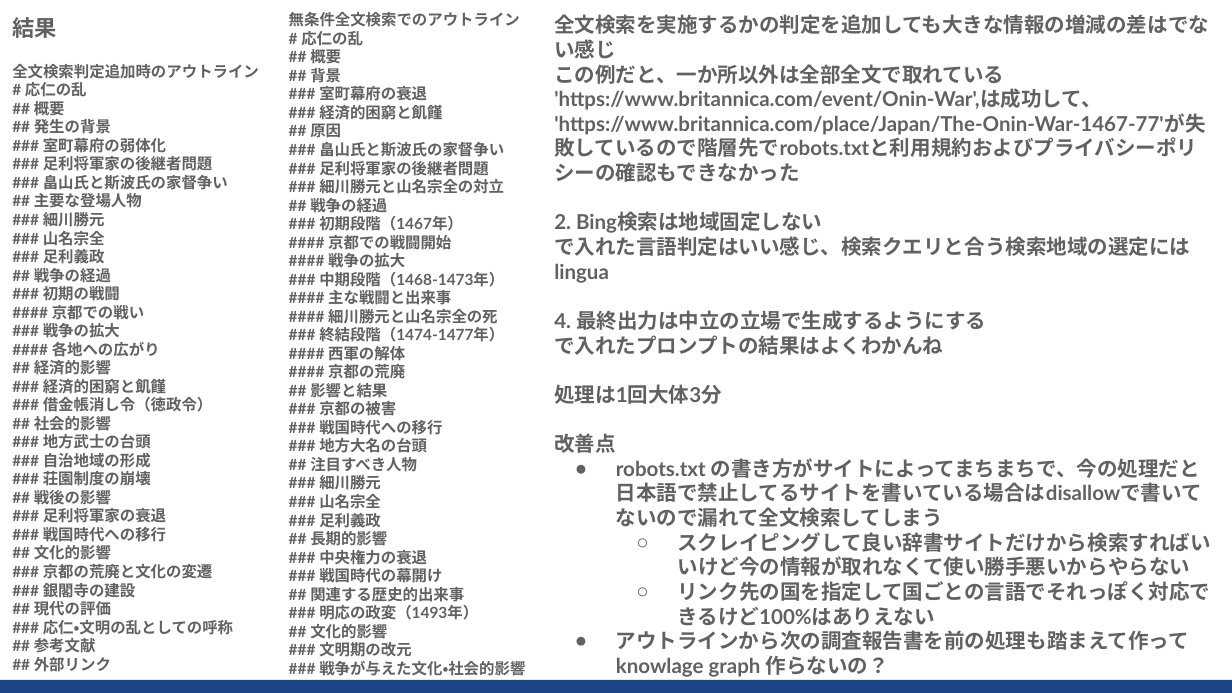
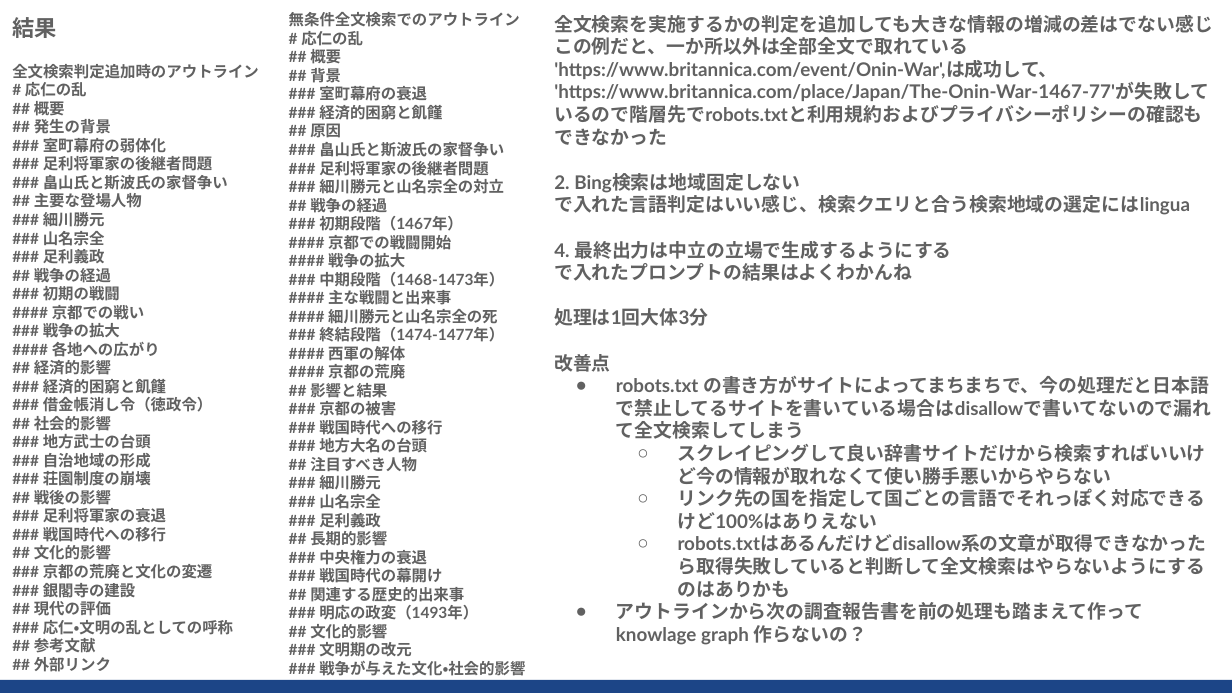
Before and after one commit to sekihan02/WikiLikeSearchLLMAgent, a slide deck: slide 13 of WikiLikeSearchLLMAgent.pptx. Drawn at 1232x693 pixels with LibreOffice and Linux fonts; fonts in the diff are those of the drawing. Boxes give left, top, right and bottom in pixels: in the first picture for what was removed or moved away, otherwise in the second. Text is boxed around its words. In the diff, an @@ line names an element or a change of style, - is before the commit and + after.

```diff
--- a/WikiLikeSearchLLMAgent.pptx
+++ b/WikiLikeSearchLLMAgent.pptx
@@ text at [554, 15, 1213, 645]: size 12 to 11 pt in "全文検索を実施するかの判定を追加しても大きな情報の増減の差はでない感じ", "この例だと、一か所以外は全部全文で取れている", "'https://www.britannica.com/event/Onin-War',は成功して、", "'https://www.britannica.com/place/Japan/The-Onin-War-1467-77 ..." and 10 more places @@
@@ text at [678, 534, 1207, 552]: paragraph added @@
+  ○ robots.txtはあるんだけどdisallow系の文章が取得できなかったら取得失敗していると判断して全文検索はやらないようにするのはありかも
```
Also in this commit, not shown: 1 other slide changed.
